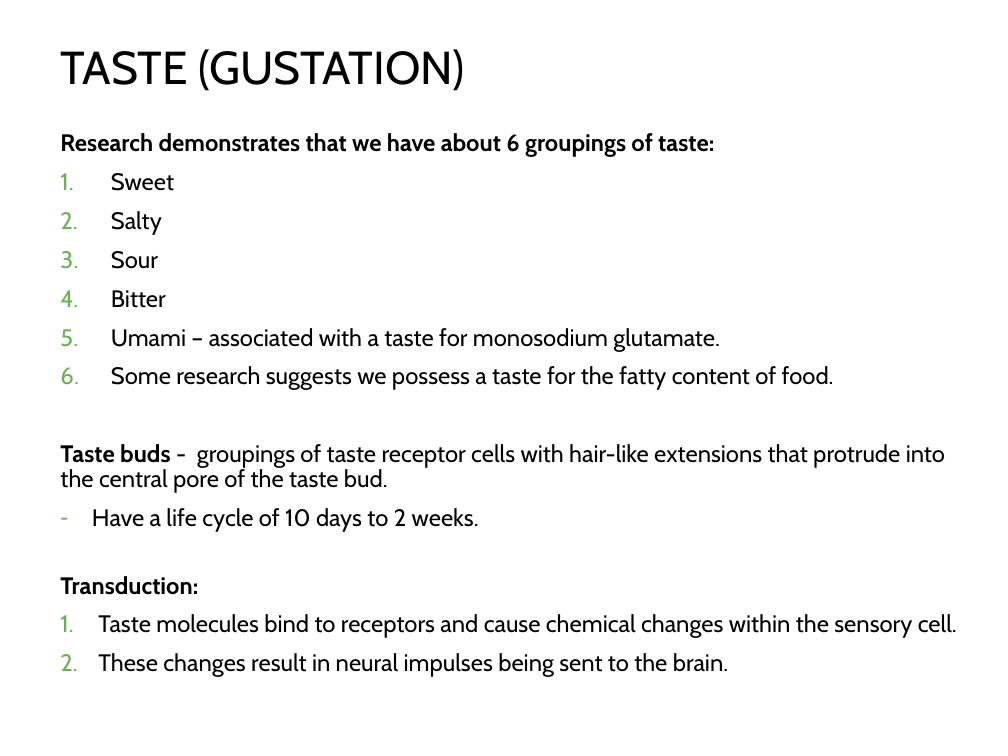
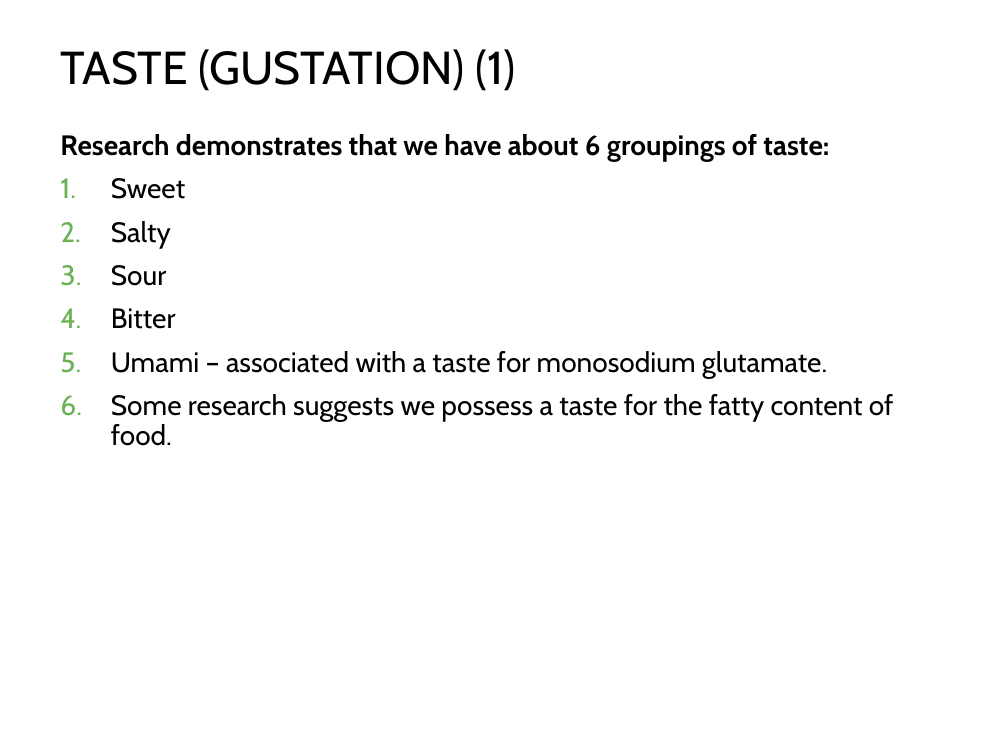
Before and after one commit to npm27/Teaching-Materials, a slide deck: slide 38 of Gen Psych II/Slides/5 Sensation and Perception.pptx (slide 36 before the commit). Drawn at 1008x756 pixels with LibreOffice and Linux fonts; fonts in the diff are those of the drawing. Boxes give left, top, right and bottom in pixels: in the first picture for what was removed or moved away, otherwise in the second. Text is boxed around its words. In the diff, an @@ line names an element or a change of style, - is before the commit and + after.

```diff
--- a/Gen Psych II/Slides/5 Sensation and Perception.pptx
+++ b/Gen Psych II/Slides/5 Sensation and Perception.pptx
@@ title at box(60, 49, 515, 91): text changed @@
-TASTE (GUSTATION)
+TASTE (GUSTATION) (1)
@@ text "Research demonstrates that we have ..." at box(60, 134, 894, 446): size 17 to 20 pt @@
@@ text at box(60, 444, 957, 677): paragraphs removed @@
-Taste buds - groupings of taste receptor cells with hair-like extensions that protrude into the central pore of the taste bud.
-– Have a life cycle of 10 days to 2 weeks.
-Transduction:
-1. Taste molecules bind to receptors and cause chemical changes within the sensory cell.
-2. These changes result in neural impulses being sent to the brain.
```
Also in this commit, not shown: 10 other slides changed, 6 slides added, 3 slides removed, 29 other files.
